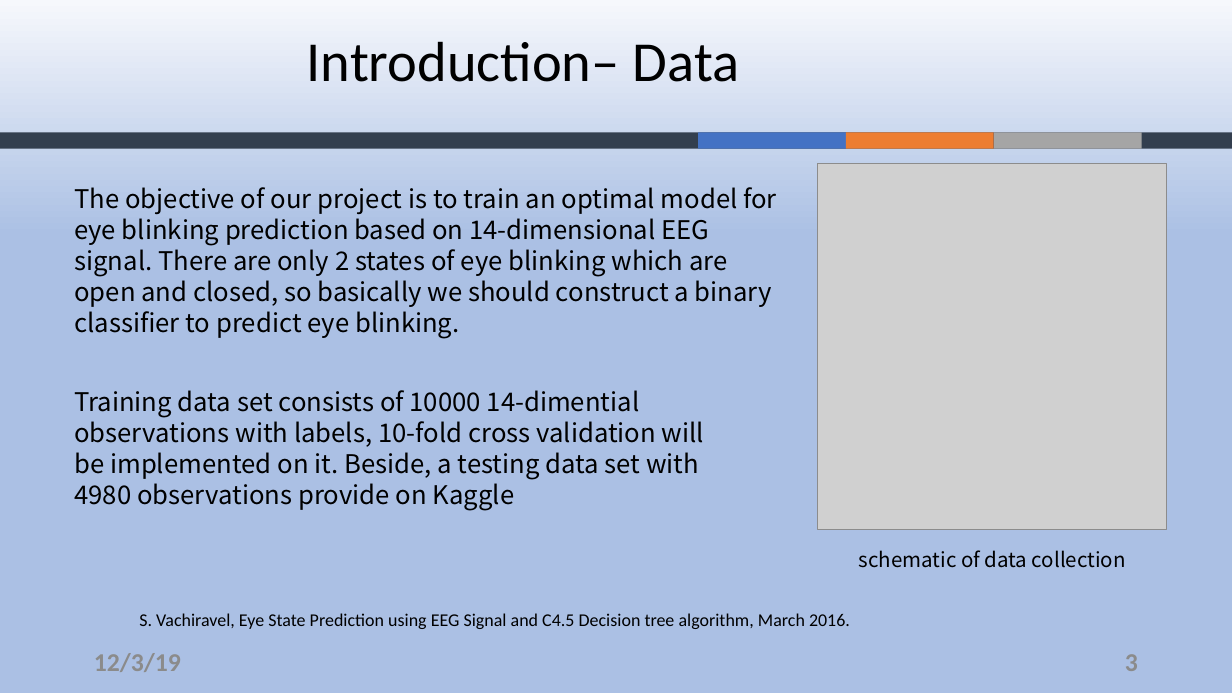
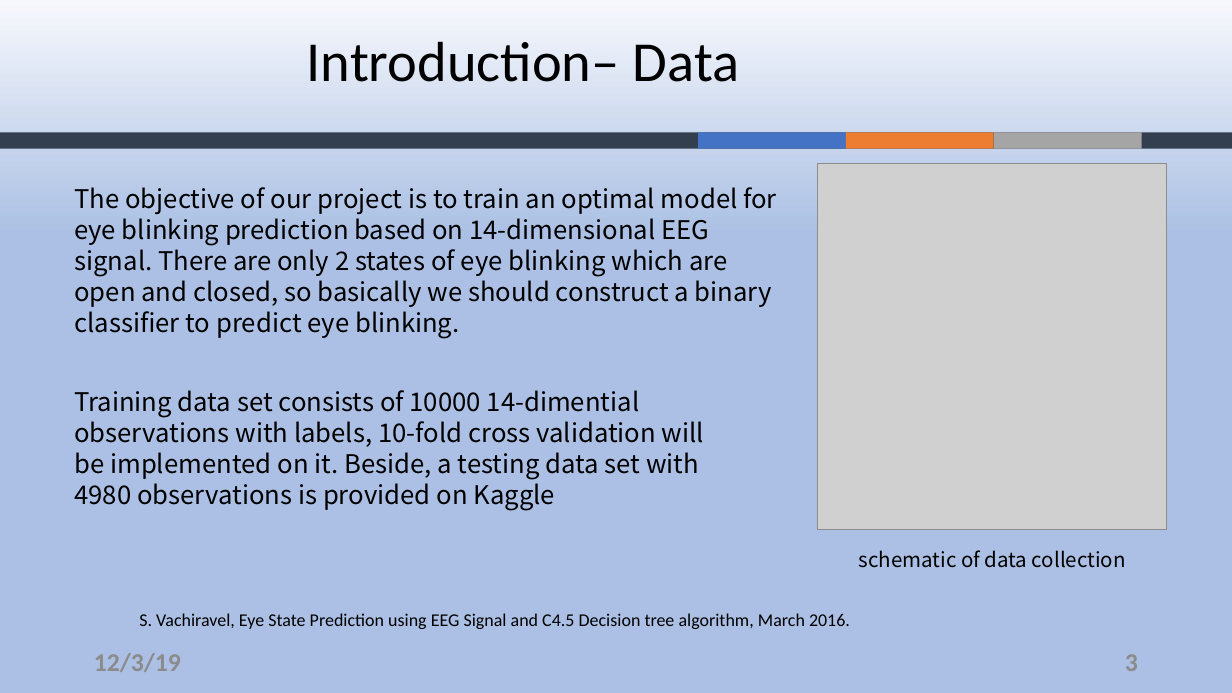
Before and after one commit to ZouYao0720/final-project-, a slide deck: slide 3 of final-presentation.pptx. Drawn at 1232x693 pixels with LibreOffice and Linux fonts; fonts in the diff are those of the drawing; grey boxes stand for pictures; background and template pictures are left out. Boxes give left, top, right and bottom in pixels: in the first picture for what was removed or moved away, otherwise in the second. Text is boxed around its words. In the diff, an @@ line names an element or a change of style, - is before the commit and + after.

Commit message:
modify some grammar error

```diff
--- a/final-presentation.pptx
+++ b/final-presentation.pptx
@@ text at [74,390,704,510]: text changed @@
-Training data set consists of 10000 14-dimential observations with labels, 10-fold cross validation will be implemented on it. Beside, a testing data set with 4980 observations provide on Kaggle
+Training data set consists of 10000 14-dimential observations with labels, 10-fold cross validation will be implemented on it. Beside, a testing data set with 4980 observations is provided on Kaggle
```
Also in this commit, not shown: 1 other slide changed.
